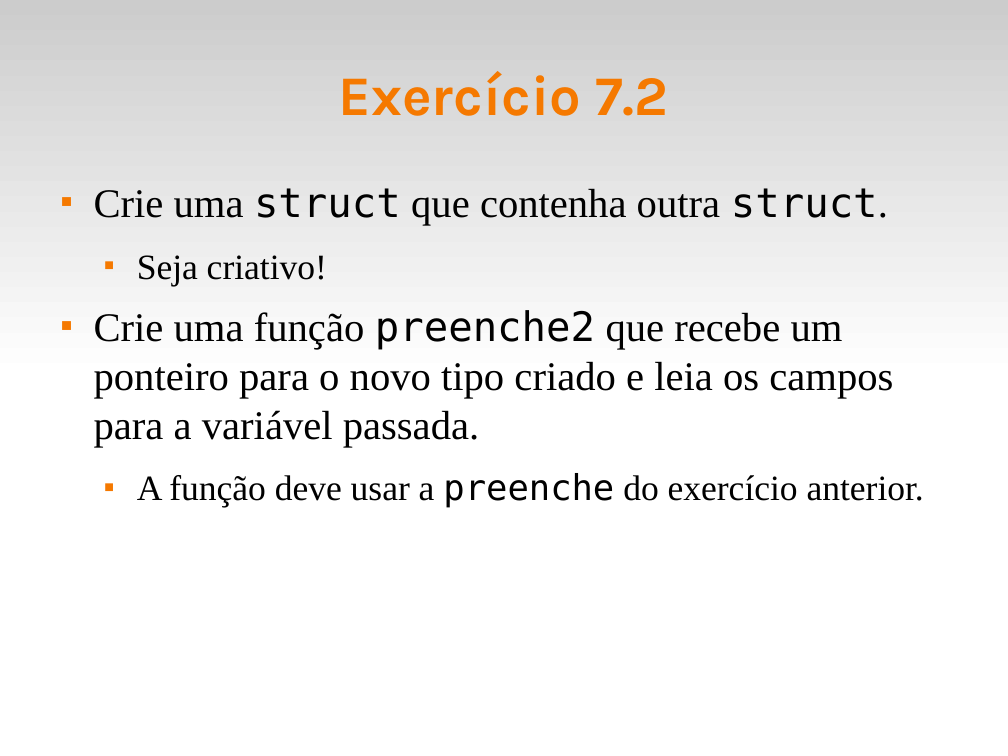
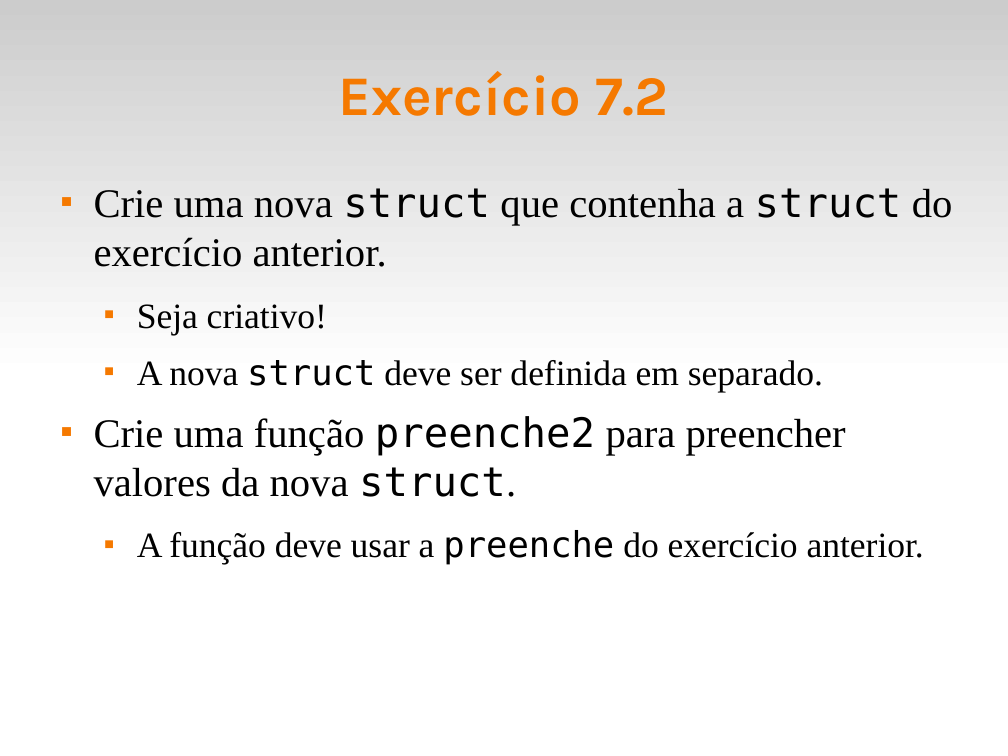
Before and after one commit to fsantanna-uerj/LP1, a slide deck: slide 10 of Slides/lp1-07-compostos.odp. Drawn at 1008x756 pixels with LibreOffice and Linux fonts; fonts in the diff are those of the drawing. Boxes give left, top, right and bottom in pixels: in the first picture for what was removed or moved away, otherwise in the second. Text is boxed around its words. In the diff, an @@ line names an element or a change of style, - is before the commit and + after.

```diff
--- a/Slides/lp1-07-compostos.odp
+++ b/Slides/lp1-07-compostos.odp
@@ text at (94,188,953,267): text changed @@
-■ Crie uma struct que contenha outra struct.
+■ Crie uma nova struct que contenha a struct do exercício anterior.
@@ text at (94,360,846,497): text changed @@
-■ Crie uma função preenche2 que recebe um ponteiro para o novo tipo criado e leia os campos para a variável passada.
+  ■ A nova struct deve ser definida em separado.
+■ Crie uma função preenche2 para preencher valores da nova struct.
```
Also in this commit, not shown: 1 other slide changed, 1 other file.
